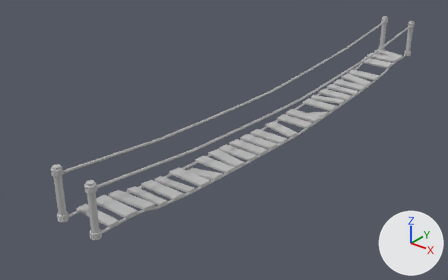
Before and after pictures for a commit that changed the FBX model Asset_Library/Meshes/Props/SM_Bridge_Wood.fbx.
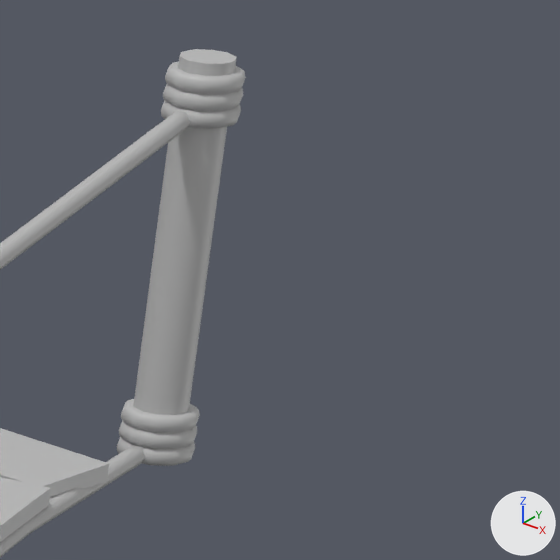
The first picture shows the older version from a camera (50 mm lens) standing at (28.8, -44.7, 23.1) and looking at (-3.4, -4.5, -1.8). The close-ups show both versions on the part from 88% to 99% of the width and 6% to 23% of the height of that picture; other places that the commit changed are outside them. The lights are fixed; the arrows at lower right show +X, +Y and +Z. Where no turn or scale is listed for an object, it has been applied to the vertices.
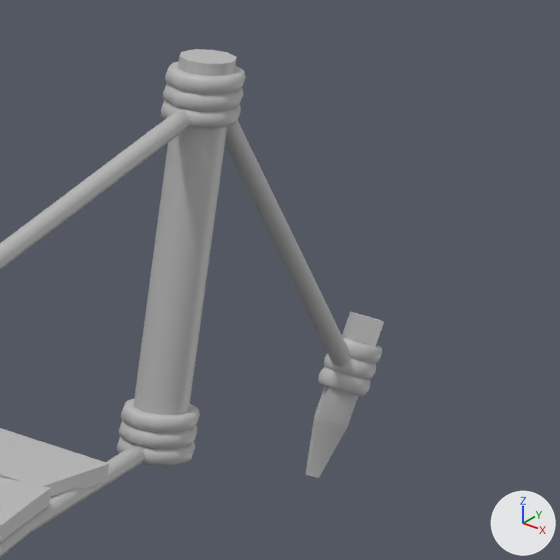
Boxes (x1, y1, x2, y2) around the edits, measured in the close-ups (560 x 560 px):
'pCube13', added: after (225, 121, 351, 368)
'pCube11', added: after (305, 312, 384, 478)
'pTorus6.008', added: after (318, 367, 370, 396)
'pTorus7.008', added: after (324, 353, 376, 380)
'pTorus8.008', added: after (343, 337, 382, 364)

The change, as a list of edits to the scene's bpy script:
```text
Add me_mesh_030:
    me_mesh_030.from_pydata(...)  # 12 vertices, 10 faces; spans x 2.3..2.81, y -0.32..0.44, z -0.82..0.86
    me_mesh_030.materials.append(mat_lambert1)  # grey #bcbcbc
Add me_mesh_034:
    me_mesh_034.from_pydata(...)  # 70 vertices, 60 faces; spans x -0.265..0.265, y -0.254..0.254, z -0.15..0.15
    me_mesh_034.materials.append(mat_lambert1)  # grey #bcbcbc
Add me_mesh_031:
    me_mesh_031.from_pydata([(2.63, 5.35, -4.01), (1.68, 3.08, -0.72), (2.52, 5.37, -4.01), (1.58, 3.09, -0.73), (2.47, 5.34, -4.09), (1.52, 3.05, -0.81), (2.52, 5.28, -4.17), (1.57, 2.99, -0.88), (2.62, 5.27, -4.16), (1.67, 2.98, -0.88), (2.67, 5.3, -4.08), (1.73, 3.02, -0.8)], [], [(2, 3, 1, 0), (4, 5, 3, 2), (6, 7, 5, 4), (8, 9, 7, 6), (10, 11, 9, 8), (1, 11, 10, 0)])
    me_mesh_031.materials.append(mat_lambert1)  # grey #bcbcbc
Add me_mesh_032:
    me_mesh_032.from_pydata(...)  # 70 vertices, 60 faces; spans x -0.265..0.265, y -0.254..0.254, z -0.15..0.15
    me_mesh_032.materials.append(mat_lambert1)  # grey #bcbcbc
Add me_mesh_033:
    me_mesh_033.from_pydata(...)  # 70 vertices, 60 faces; spans x -0.265..0.265, y -0.254..0.254, z -0.15..0.15
    me_mesh_033.materials.append(mat_lambert1)  # grey #bcbcbc
Add ob_pcube11:
    ob_pcube11 = bpy.data.objects.new('pCube11', me_mesh_030)
    ob_pcube11.location = (0.0, 26.347, 0.257)
Add ob_ptorus6_008:
    ob_ptorus6_008 = bpy.data.objects.new('pTorus6.008', me_mesh_034)
    ob_ptorus6_008.location = (2.533, 26.398, 0.408)
Add ob_pcube13:
    ob_pcube13 = bpy.data.objects.new('pCube13', me_mesh_031)
    ob_pcube13.location = (0.0, 21.031, 4.621)
Add ob_ptorus8_008:
    ob_ptorus8_008 = bpy.data.objects.new('pTorus8.008', me_mesh_032)
    ob_ptorus8_008.location = (2.572, 26.488, 0.732)
Add ob_ptorus7_008:
    ob_ptorus7_008 = bpy.data.objects.new('pTorus7.008', me_mesh_033)
    ob_ptorus7_008.location = (2.552, 26.443, 0.57)
```
